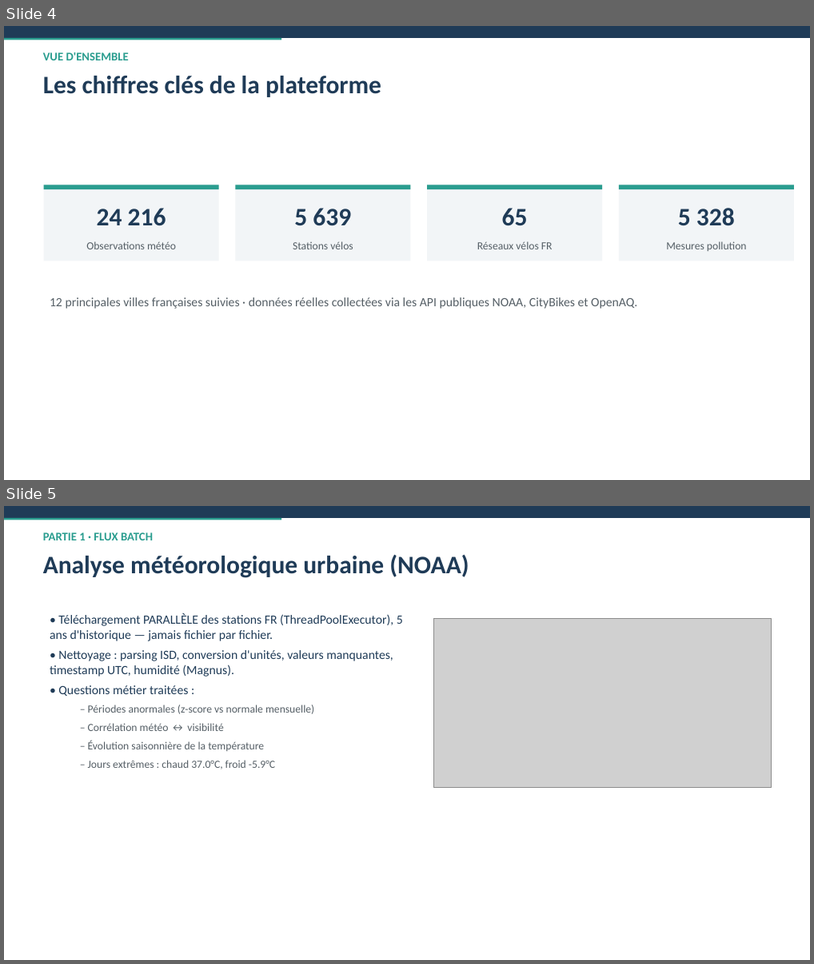
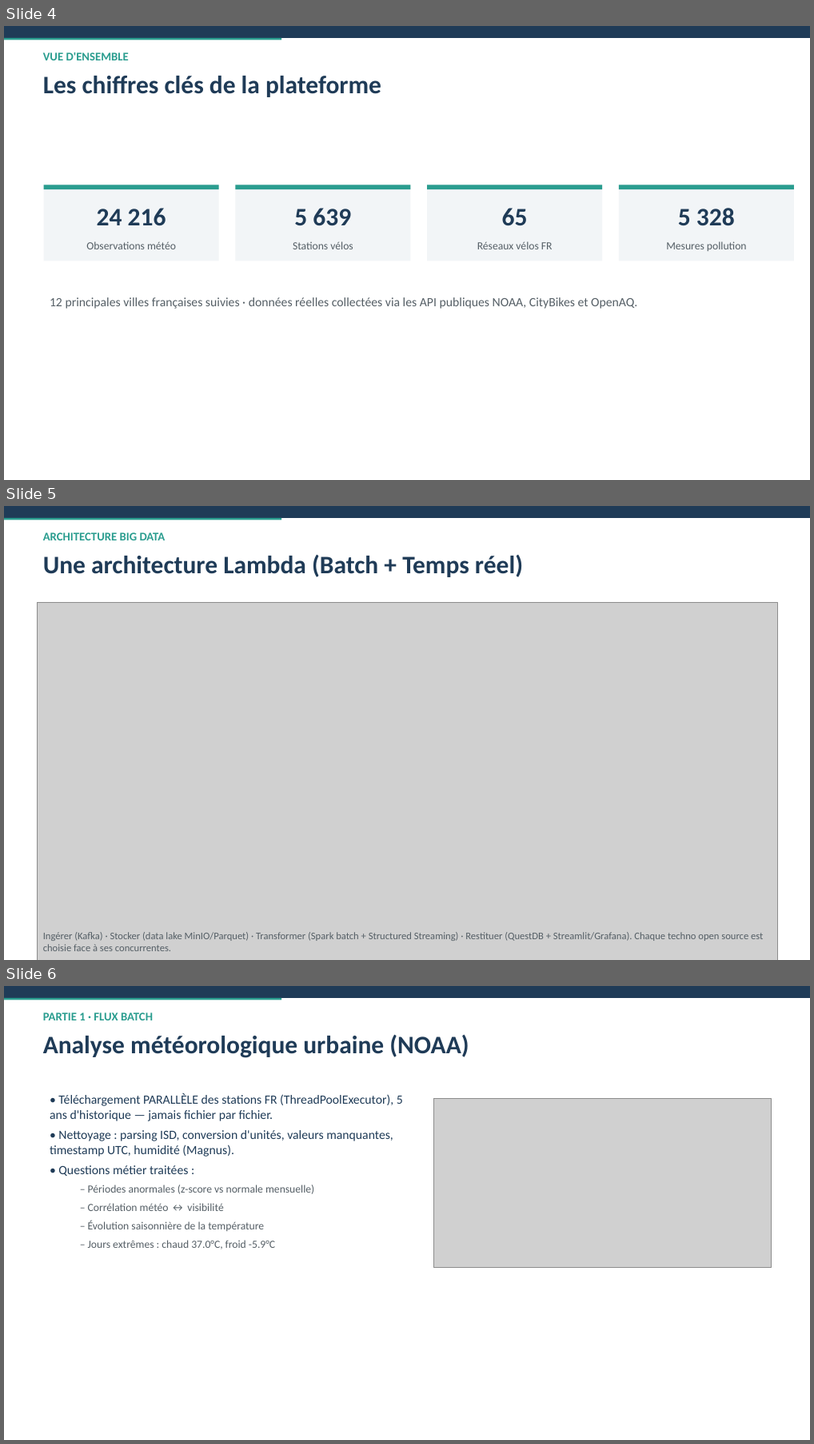
Before and after one commit to lyesatb/data_lake, a slide deck: data/curated/reports/UrbanHub_presentation.pptx. Shown one above the other, each under a label of ours: slides 4 and 5 before the commit, slides 4, 5 and 6 after it. The pictures are 814x964 and 814x1444 pixels, drawn with LibreOffice and Linux fonts; fonts in the diff are those of the drawing; grey boxes stand for pictures. Boxes give left, top, right and bottom in pixels: in the first picture for what was removed or moved away, otherwise in the second. Text is boxed around its words. In the diff, an @@ line names an element or a change of style, - is before the commit and + after.

```diff
--- a/data/curated/reports/UrbanHub_presentation.pptx
+++ b/data/curated/reports/UrbanHub_presentation.pptx
@@ slide 5 added at (4, 506, 810, 960), background #FFFFFF @@
@@ rectangle added at (4, 506, 810, 518), fill #1F3B57 @@
@@ rectangle added at (4, 518, 282, 520), fill #2A9D8F @@
@@ text added at (43, 532, 166, 540), 14 pt, text #2A9D8F, bold @@
+ARCHITECTURE BIG DATA
@@ text added at (43, 555, 523, 577), 30 pt, text #1F3B57, bold @@
+Une architecture Lambda (Batch + Temps réel)
@@ picture added at (38, 602, 778, 960) @@
@@ text added at (43, 932, 763, 951), 12 pt, text #555F66 @@
+Ingérer (Kafka) · Stocker (data lake MinIO/Parquet) · Transformer (Spark batch + Structured Streaming) · Restituer (QuestDB + Streamlit/Grafana). Chaque techno open source est choisie face à ses concurrentes.
@@ what was slide 5 is now slide 6 @@
```
Also in this commit, not shown: 6 other files.
